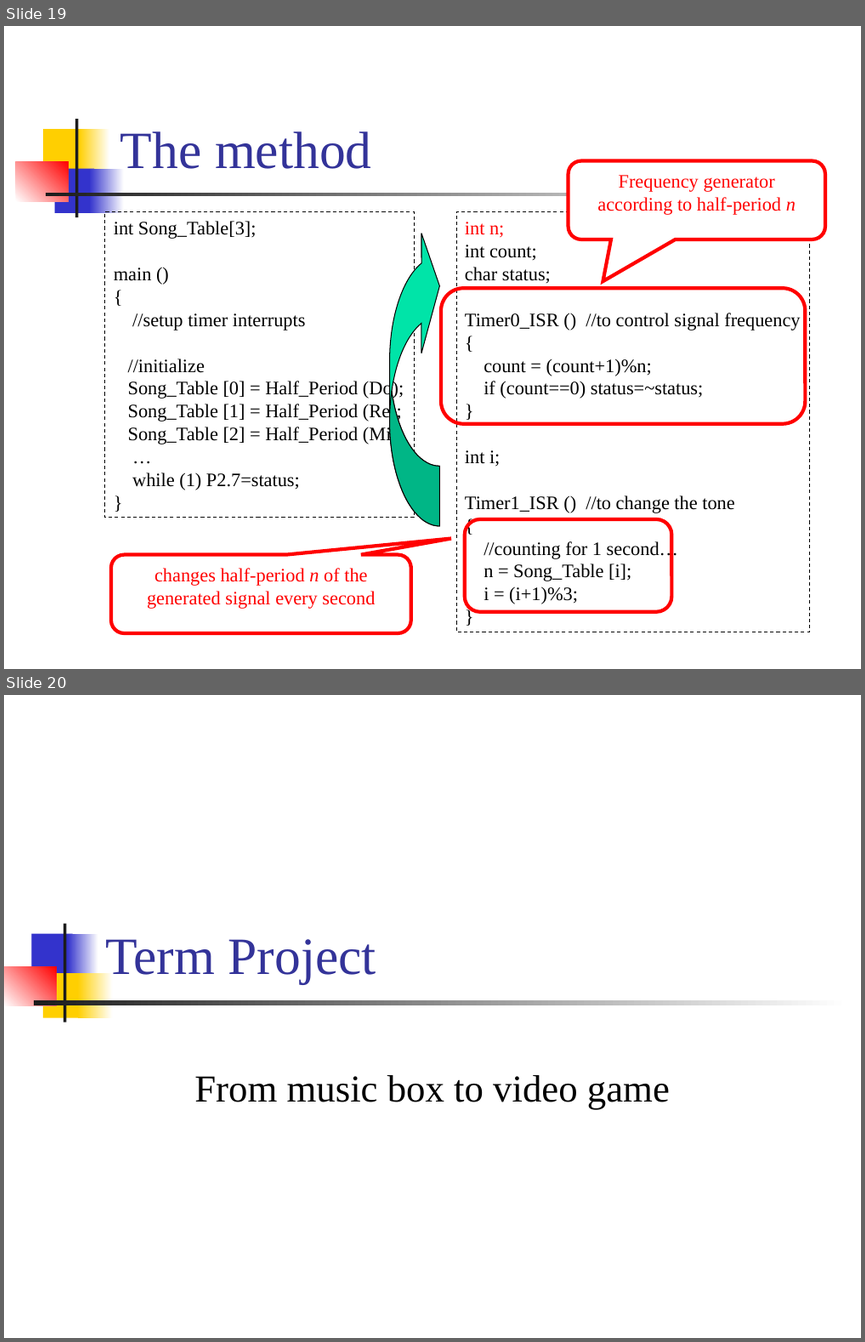
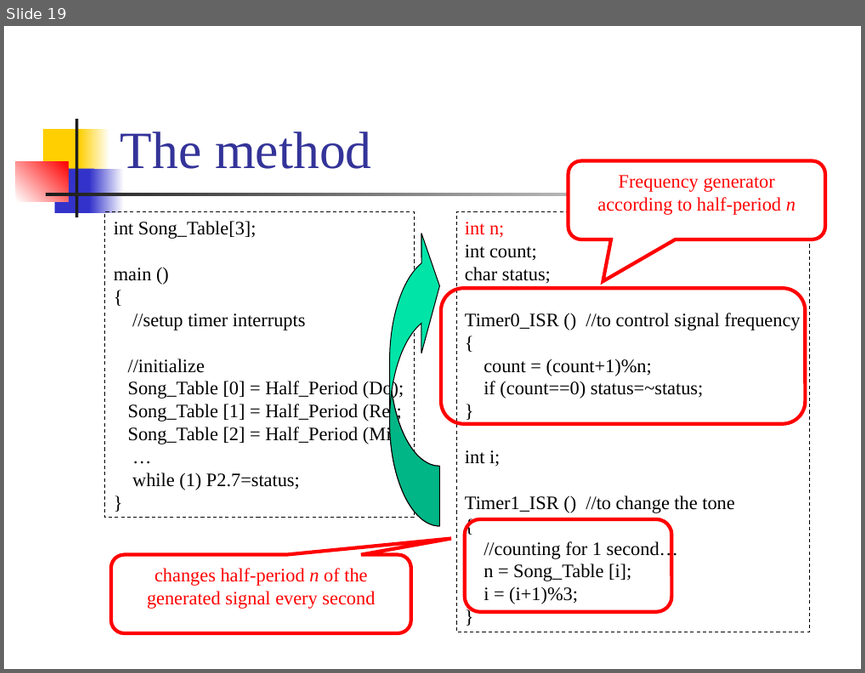
Before and after one commit to CGUSystemCourses/MicroProcessorsLab-2015, a slide deck: Labs/Lab07-sound/Lab07-sound.ppt. Shown one above the other, each under a label of ours: slides 19 and 20 before the commit, slide 19 after it. The pictures are 865x1342 and 865x673 pixels, drawn with LibreOffice and Linux fonts; fonts in the diff are those of the drawing. Boxes give left, top, right and bottom in pixels: in the first picture for what was removed or moved away, otherwise in the second. Text is boxed around its words. In the diff, an @@ line names an element or a change of style, - is before the commit and + after.

Commit message:
prepare for the final term

```diff
--- a/Labs/Lab07-sound/Lab07-sound.ppt
+++ b/Labs/Lab07-sound/Lab07-sound.ppt
@@ slide 20 removed at box(4, 695, 861, 1338), background #FFFFFF @@
@@ title removed at box(105, 939, 376, 984) @@
-Term Project
@@ group removed at box(4, 924, 849, 1022): 7 rectangles @@
@@ subtitle removed at box(194, 1075, 670, 1109) @@
-From music box to video game
```
Also in this commit, not shown: 1 other slide removed, 1 other file.
